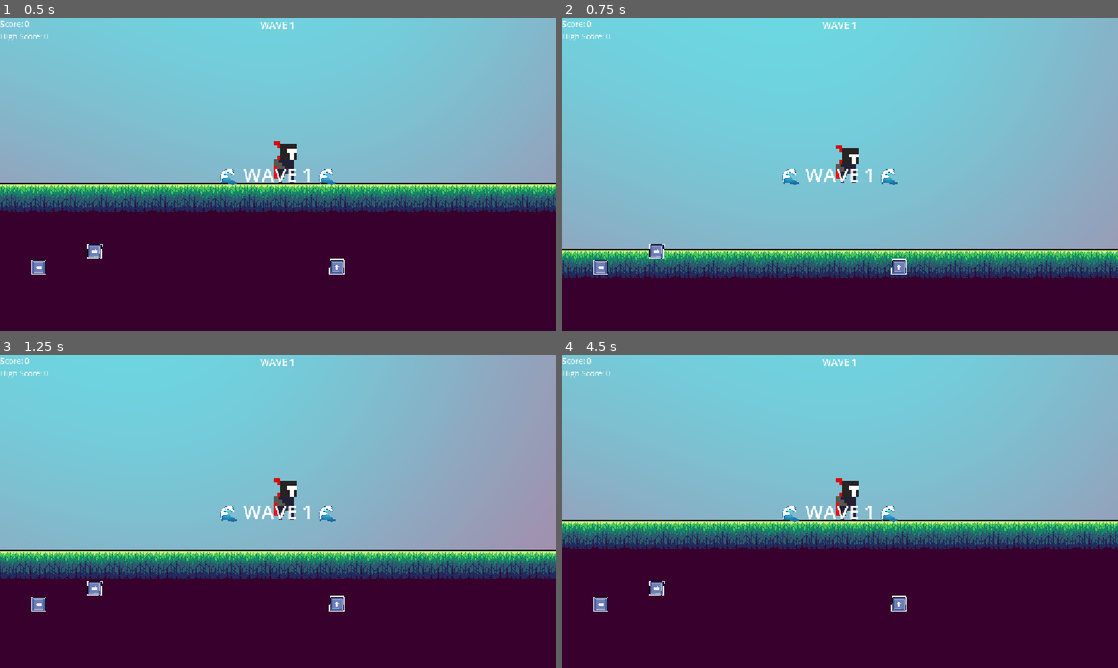
Above: before the commit, frames 1-4 (two rows, left to right).
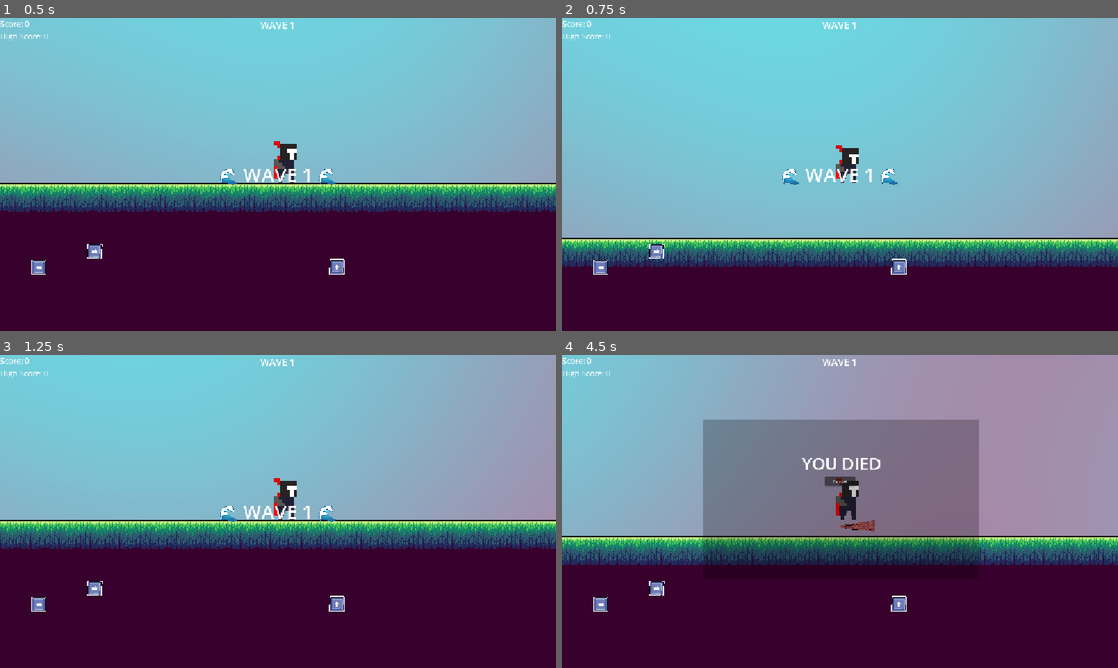
Above: after the commit, the same moments.

Repository: VoidForgeHQ/Jump-Prototype
Game: Godot game, scene res://main.tscn
Same seed, same stepped clock (60 frames per second), same inputs: the game is played once before the commit and once after it.
Inputs (mouse positions are in pixels of both pictures, inside the frame that each line leads up to):
- Up to frame 1 (0.5 s): no input
- Up to frame 2 (0.75 s): tap Enter (ui_accept) at 0.5 s; hold Right (ui_right) from 0.53 s (still down)
- Up to frame 3 (1.25 s): keep holding Right (ui_right); tap Enter (ui_accept) at 0.77 s
- Up to frame 4 (4.5 s): tap Enter (ui_accept) at 1.52, 3.02, 3.77 s; release Right (ui_right) at 2.03 s; hold Left (ui_left) 2.03-2.78 s; hold Right (ui_right) 2.78-4.25 s; click (840, 480) at 4.25 s, where only the run before the commit has a clickable "Restart"

Frame 1 is identical in both runs. In frame 2, 12% of the frame differs, in the area x 0-100%, y 70-84%; in frame 3, 18%; in frame 4, 52%, in the area x 0-100%, y 0-68%.

Commit message:
added multiple direction of obstacle and 5 waves

Diff:
--- a/obstacle.gd
+++ b/obstacle.gd
@@ -1,13 +1,14 @@
-extends Area2D # Or extends Area2D / CharacterBody2D
+extends Area2D
 
 
 var scored = false
+var direction  = -1
 
 @export var speed: float = 300.0
 
 func _physics_process(delta: float) -> void:
-	speed += 5 * delta
-	position.x -= speed * delta
+
+	position.x += speed * direction * delta
 
 	var player = get_tree().get_first_node_in_group("player")
 	if player == null:
@@ -22,9 +23,7 @@
 		scored = true
 		GameManager.add_score(1)
 
-	if position.x < -1000:
-		queue_free()
-	if position.x < -1000:
+	if position.x < -900 or position.x > 1200:
 		queue_free()
 
 func _on_body_entered(body: Node2D) -> void:
--- a/player.gd
+++ b/player.gd
@@ -2,7 +2,7 @@
 
 @onready var anim = $AnimatedSprite2D
 var speed = 200
-var jump_force = -400
+var jump_force = -350
 var gravity = 1000
 
 func _physics_process(delta):
--- a/spawner.gd
+++ b/spawner.gd
@@ -22,7 +22,7 @@
 
 func _process(delta):
 	game_time += delta
-	$Timer.wait_time = max(0.7, 2.0 - game_time * 0.03)
+
 	if game_time >= 20 and current_wave == 1:
 		current_wave = 2
 		wave_label.text = "WAVE 2"
@@ -33,9 +33,57 @@
 		wave_label.text = "WAVE 3"
 		show_wave_popup("🔥 WAVE 3 🔥")
 
+	elif game_time >= 60 and current_wave == 3:
+		current_wave = 4
+		wave_label.text = "WAVE 4"
+		show_wave_popup("⚡ WAVE 4 ⚡")
+
+	elif game_time >= 80 and current_wave == 4:
+		current_wave = 5
+		wave_label.text = "WAVE 5"
+		show_wave_popup("💀 WAVE 5 💀")
+
 func _on_timer_timeout():
 	var obstacle = obstacle_scene.instantiate()
-	obstacle.position = Vector2(900, 0)
+
+	var random_y = randi_range(-20, 20)
+
+	match current_wave:
+
+		1:
+			obstacle.speed = 250
+			obstacle.position = Vector2(900, random_y)
+			obstacle.direction = -1
+
+		2:
+			obstacle.speed = 300
+			obstacle.position = Vector2(900, random_y)
+			obstacle.direction = -1
+
+		3:
+			obstacle.speed = 350
+
+			if randi() % 2 == 0:
+				obstacle.position = Vector2(900, random_y)
+				obstacle.direction = -1
+				obstacle.rotation_degrees = 0
+			else:
+				obstacle.position = Vector2(-200, random_y)
+				obstacle.direction = 1
+				obstacle.rotation_degrees = 180
+
+		4, 5:
+			obstacle.speed = 400 + (current_wave - 4) * 50
+
+			if randi() % 2 == 0:
+				obstacle.position = Vector2(900, random_y)
+				obstacle.direction = -1
+				obstacle.rotation_degrees = 0
+			else:
+				obstacle.position = Vector2(-200, random_y)
+				obstacle.direction = 1
+				obstacle.rotation_degrees = 180
+
 	get_parent().add_child(obstacle)
 
 func show_wave_popup(text):
